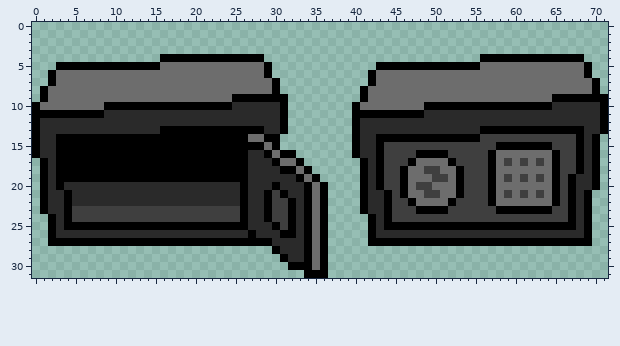
Two states of a sprite sheet, godot/assets/gfx/environment/safety box.png. The picture above was drawn from the file before the commit.
The file is 72x32 pixels.
Now the later version:
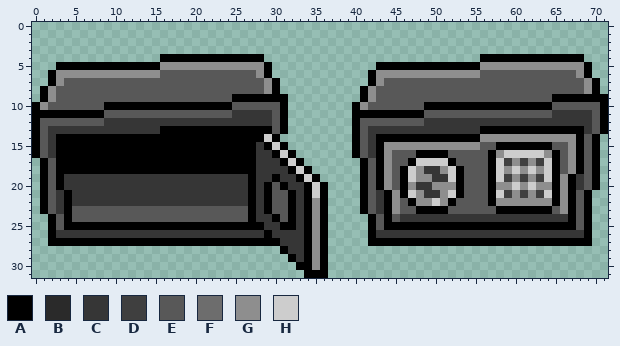
Palette (. is transparent): A #000000  B #2a2a2a  C #363636  D #3f3f3f  E #585858  F #6d6d6d  G #8e8e8e  H #cdcdcd
Diff:
y 5: x 16..28 FFFFFFFFFFFFF -> GGGGGGGGGGGGG; x 56..68 FFFFFFFFFFFFF -> GGGGGGGGGGGGG
y 6: x 3..28 FFFFFFFFFFFFFFFFFFFFFFFFFF -> GGGGGGGGGGGGGEEEEEEEEEEEEG; x 43..68 FFFFFFFFFFFFFFFFFFFFFFFFFF -> GGGGGGGGGGGGGEEEEEEEEEEEEG
y 7: x 3..29 FFFFFFFFFFFFFFFFFFFFFFFFFFF -> GEEEEEEEEEEEEEEEEEEEEEEEEEG; x 43..69 FFFFFFFFFFFFFFFFFFFFFFFFFFF -> GEEEEEEEEEEEEEEEEEEEEEEEEEG
y 8: x 2..29 FFFFFFFFFFFFFFFFFFFFFFFFFFFF -> GEEEEEEEEEEEEEEEEEEEEEEEEEEG; x 42..69 FFFFFFFFFFFFFFFFFFFFFFFFFFFF -> GEEEEEEEEEEEEEEEEEEEEEEEEEEG
y 9: x 2..24 FFFFFFFFFFFFFFFFFFFFFFF -> GEEEEEEEEEEEEEEEEEEEEEE; x 42..64 FFFFFFFFFFFFFFFFFFFFFFF -> GEEEEEEEEEEEEEEEEEEEEEE
y 10: x 1..8 FFFFFFFF -> GEEEEEEE; x 25..30 BBBBBB -> EEEEEE; x 41..48 FFFFFFFF -> GEEEEEEE; x 65..70 BBBBBB -> EEEEEE
y 11: x 9..30 BBBBBBBBBBBBBBBBBBBBBB -> EEEEEEEEEEEEEEEECCCCCE; x 49..70 BBBBBBBBBBBBBBBBBBBBBB -> EEEEEEEEEEEEEEEECCCCCE
y 12: x 1..30 BBBBBBBBBBBBBBBBBBBBBBBBBBBBBB -> EEEEEEEECCCCCCCCCCCCCCCCCCCCCE; x 41..70 BBBBBBBBBBBBBBBBBBBBBBBBBBBBBB -> EEEEEEEECCCCCCCCCCCCCCCCCCCCCE
y 13: x 1..15 BBBBBBBBBBBBBBB -> ECCCCCCCCCCCCCC; x 29..30 BB -> AE; x 41..55 BBBBBBBBBBBBBBB -> ECCCCCCCCCCCCCC; x 69..70 BB -> CE
y 14: x 1..2 BB -> EC; x 27..29 FFA -> AAH; x 41..42 BB -> EC; x 56..67 DDDDDDDDDDDD -> GGGGGGGGGGGG; x 69 B -> E
y 15: x 1..2 BB -> EC; x 28..31 AFA. -> CAHA; x 41..42 BB -> EC; x 44..57 DDDDDDDDDDDDDD -> GGGGGGGGGGGGEE; x 65..67 DDD -> EEG; x 69 B -> E
y 16: x 1..2 BB -> EC; x 27..31 BBAFA -> ACCAH; x 41..42 BB -> EC; x 44..47 DDDD -> GEEE; x 52..56 DDDDD -> EEEEE; x 58..64 FFFFFFF -> GHHHHHG; x 66..67 DD -> EG; x 69 B -> E
y 17: x 2 B -> E; x 27..32 BBBAFF -> ACCCAH; x 42 B -> E; x 44..46 DDD -> GEE; x 48..51 FFFF -> HHHH; x 53..56 DDDD -> EEEE; x 58 F -> H; x 60 F -> G; x 62 F -> G; x 64 F -> H; x 66..67 DD -> EG; x 69 B -> E
y 18: x 2 B -> E; x 27..31 BBBBA -> ACCCC; x 33 F -> H; x 42 B -> E; x 44..45 DD -> GE; x 47..52 FFDDFF -> HGCCGH; x 54..56 DDD -> EEE; x 58..64 FFFFFFF -> HGHGHGH; x 66..67 DD -> EG; x 69 B -> E
y 19: x 2 B -> E; x 4..32 AAAAAAAAAAAAAAAAAAAAAAABBBBBB -> CCCCCCCCCCCCCCCCCCCCCCCACCACC; x 34 F -> H; x 42 B -> E; x 44..45 DD -> GE; x 47..52 FFFDDF -> HGGCCH; x 54..56 DDD -> EEE; x 58 F -> H; x 60 F -> G; x 62 F -> G; x 64 F -> H; x 66 D -> G; x 68..69 BB -> CE
y 20: x 2 B -> E; x 4..33 BBBBBBBBBBBBBBBBBBBBBBABBBABBB -> CCCCCCCCCCCCCCCCCCCCCCCACAEACC; x 35 F -> H; x 42 B -> E; x 44..45 DD -> GE; x 47..52 FDDFFF -> GCCGGG; x 54..56 DDD -> EEE; x 58..64 FFFFFFF -> GGHGHGG; x 66 D -> G; x 68..69 BB -> CE
y 21: x 2..3 BB -> EC; x 5..28 BBBBBBBBBBBBBBBBBBBBBABB -> CCCCCCCCCCCCCCCCCCCCCCAC; x 30..33 DABB -> EEAC; x 35 F -> H; x 42..43 BB -> EC; x 45 D -> G; x 47..52 FFDDFF -> HGCCGH; x 54..56 DDD -> EEE; x 58 F -> H; x 60 F -> G; x 62 F -> G; x 64 F -> H; x 66 D -> G; x 68 B -> E
y 22: x 2..3 BB -> EC; x 5..28 BBBBBBBBBBBBBBBBBBBBBABB -> CCCCCCCCCCCCCCCCCCCCCCAC; x 30..31 DD -> EE; x 33 B -> C; x 35 F -> G; x 42..43 BB -> EC; x 45..46 DD -> GE; x 48..51 FFFF -> GGHG; x 53..56 DDDD -> EEEE; x 58..64 FFFFFFF -> GGGGGGG; x 66 D -> G; x 68 B -> E
y 23: x 2..3 BB -> EC; x 5..28 DDDDDDDDDDDDDDDDDDDDDABB -> EEEEEEEEEEEEEEEEEEEEEEAC; x 30..31 DD -> EE; x 33 B -> C; x 35 F -> G; x 42..43 BB -> EC; x 45..47 DDD -> GEE; x 52..57 DDDDDD -> EEEEEE; x 65..66 DD -> EG; x 68 B -> E
y 24: x 3 B -> E; x 5..31 DDDDDDDDDDDDDDDDDDDDDABBADD -> EEEEEEEEEEEEEEEEEEEEEEACCAE; x 33 B -> C; x 35 F -> G; x 43 B -> E; x 45..66 DDDDDDDDDDDDDDDDDDDDDD -> ECCCCCCCCCCCCCCCCCCCCC; x 68 B -> E
y 25: x 3 B -> E; x 27..31 BBBAD -> AACCA; x 33 B -> C; x 35 F -> G; x 43 B -> E; x 68 B -> E
y 26: x 3..33 BBBBBBBBBBBBBBBBBBBBBBBBABBBAAB -> CCCCCCCCCCCCCCCCCCCCCCCCCCACCCC; x 35 F -> G; x 43..68 BBBBBBBBBBBBBBBBBBBBBBBBBB -> CCCCCCCCCCCCCCCCCCCCCCCCCC
y 27: x 30..33 BBBB -> ACCC; x 35 F -> G
y 28: x 30..33 ABBB -> .ACC; x 35 F -> G
y 29: x 31..33 ABB -> .AC; x 35 F -> G
y 30: x 32 A -> .; x 35 F -> G
Changed places in both pictures, as pixel boxes (x1, y1, x2, y2):
changed: (40, 62, 320, 270)
changed: (360, 62, 600, 238)
